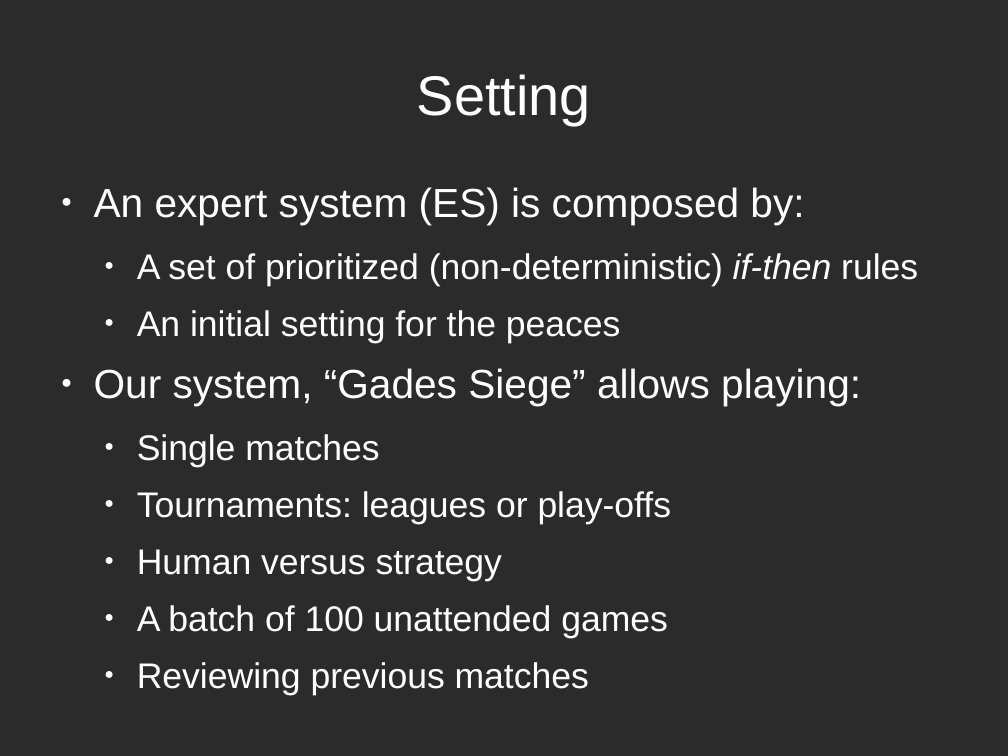
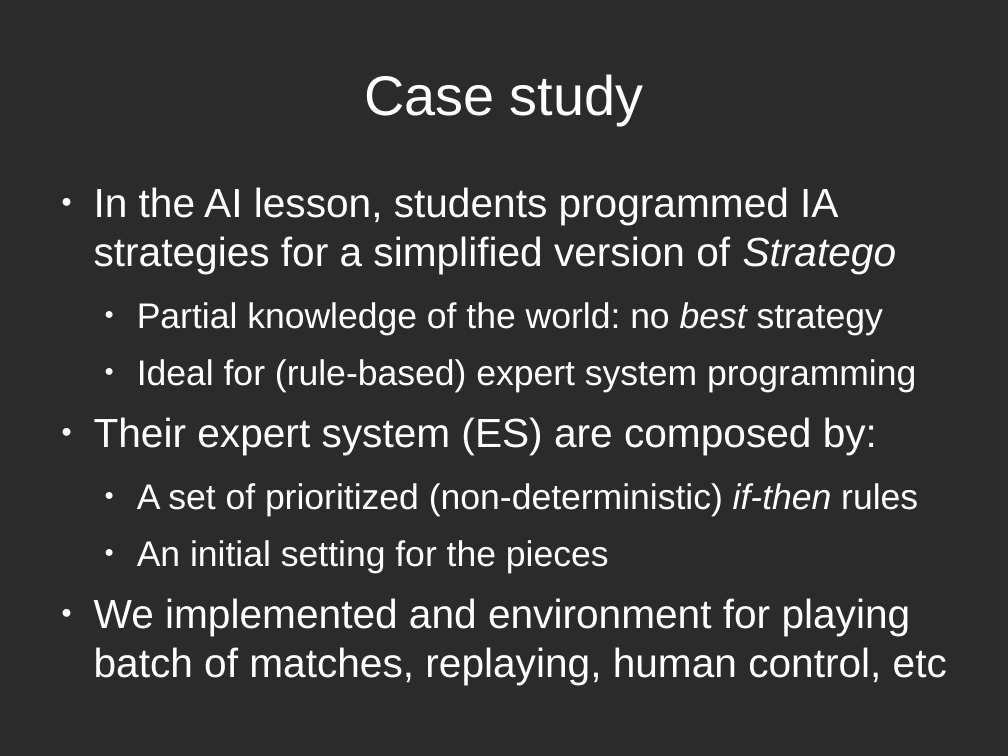
Before and after one commit to rompehielos013013013/gsiege, a slide deck: slide 11 of presentacion/Brunel2014/assessingCompetitions.odp (slide 18 before the commit). Drawn at 1008x756 pixels with LibreOffice and Linux fonts; fonts in the diff are those of the drawing; background and template pictures are left out; a plain dark background stands for a picture behind light text. Boxes give left, top, right and bottom in pixels: in the first picture for what was removed or moved away, otherwise in the second. Text is boxed around its words. In the diff, an @@ line names an element or a change of style, - is before the commit and + after.

```diff
--- a/presentacion/Brunel2014/assessingCompetitions.odp
+++ b/presentacion/Brunel2014/assessingCompetitions.odp
@@ title at (x1=364, y1=74, x2=643, y2=125): text changed @@
-Setting
+Case study
@@ text at (x1=94, y1=187, x2=916, y2=455): text changed @@
-● An expert system (ES) is composed by:
+● In the AI lesson, students programmed IA strategies for a simplified version of Stratego
+  ● Partial knowledge of the world: no best strategy
+  ● Ideal for (rule-based) expert system programming
+● Their expert system (ES) are composed by:
@@ text at (x1=94, y1=540, x2=947, y2=684): text changed; size 28 to 32 pt @@
-  ● An initial setting for the peaces
-● Our system, “Gades Siege” allows playing:
-  ● Single matches
-  ● Tournaments: leagues or play-offs
-  ● Human versus strategy
-  ● A batch of 100 unattended games
-  ● Reviewing previous matches
+  ● An initial setting for the pieces
+● We implemented and environment for playing batch of matches, replaying, human control, etc
```
Also in this commit, not shown: 11 other slides changed, 2 slides added, 6 slides removed.
